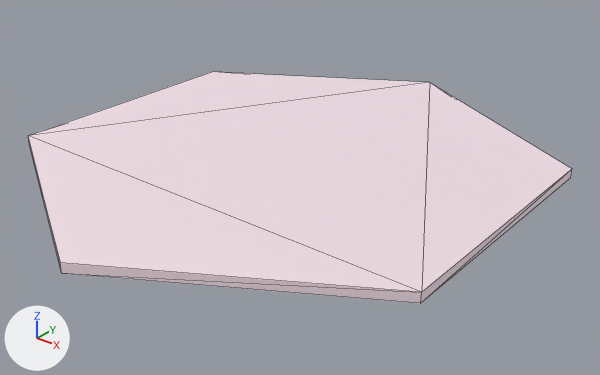
What one commit did to the glTF model assets/ice.glb.
Both versions are drawn from a camera (50 mm lens) standing at (1.596, -1.932, 1.114) and looking at (0.058, -0.01, -0.078). The lights are fixed; the arrows at lower left show +X, +Y and +Z. Mesh edges are drawn as thin lines. Vertices at the same position are counted once.

Script lines for the objects in view, before the commit:
```python
me_cylinder = bpy.data.meshes.new('Cylinder')
me_cylinder.from_pydata(...)  # 12 vertices, 16 faces; spans x -0.78..0.78, y -0.9..0.9, z 0.1..0.13
me_cylinder.materials.append(mat_ice)  # white #fff4f9
ob_cylinder = bpy.data.objects.new('Cylinder', me_cylinder)
ob_cylinder.location = (0.0, 0.0, -0.1)
```
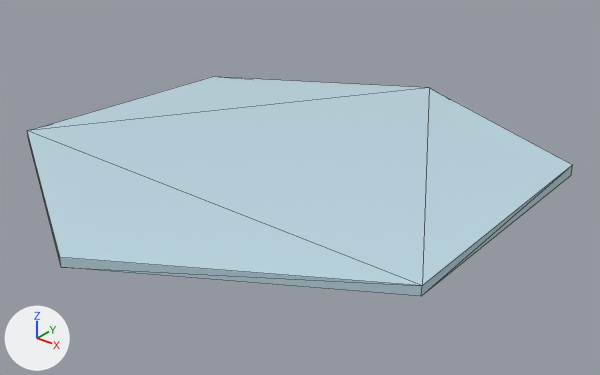
Commit message: Basic implementation of ice

Where the change shows, as pixel boxes (x1, y1, x2, y2) in the pictures (600 x 375 px; the box of a moved part takes in the faces that stretch with it):
'Cylinder', recoloured, reshaped: before (28, 72, 572, 303); after (27, 77, 573, 296)
part 1 of me_cylinder, moved or reshaped: before (29, 72, 430, 292); after (28, 77, 429, 285)
part 2 of me_cylinder, moved or reshaped: before (421, 83, 572, 303); after (422, 88, 573, 295)
part 3 of me_cylinder, moved or reshaped: before (28, 136, 422, 303); after (27, 131, 422, 296)

The change, as a diff of the scene's bpy script:
```diff
--- a/assets/ice.glb.py
+++ b/assets/ice.glb.py
@@ mat_ice_001 @@
+mat_ice_001 = principled_material('Ice.001')
+mat_ice_001.base_color = (0.523, 0.714, 0.8)  # cyan #bfdce7
+mat_ice_001.roughness = 0.05
@@ me_cylinder @@
 me_cylinder.from_pydata(...)  # 12 vertices, 16 faces; spans x -0.78..0.78, y -0.9..0.9, z 0.1..0.13
 # used by ob_cylinder; location = (0.0, 0.0, -0.1)
-me_cylinder.materials.append(mat_ice)  # white #fff4f9
+# me_cylinder part 1: all 4 vertices in x -0.78..0.0, y 0.45..0.9, z 0.1..0.13 are moved by (0.0, 0.0, -0.02)
+# me_cylinder part 2: all 2 vertices in x 0.78, y 0.45, z 0.1..0.13 are moved by (0.0, 0.0, 0.01)
+# me_cylinder part 3: all 6 vertices in x -0.78..0.78, y -0.9..-0.45, z 0.1..0.13 are moved by (0.0, 0.0, 0.02)
+me_cylinder.materials.append(mat_ice_001)  # cyan #bfdce7
```
